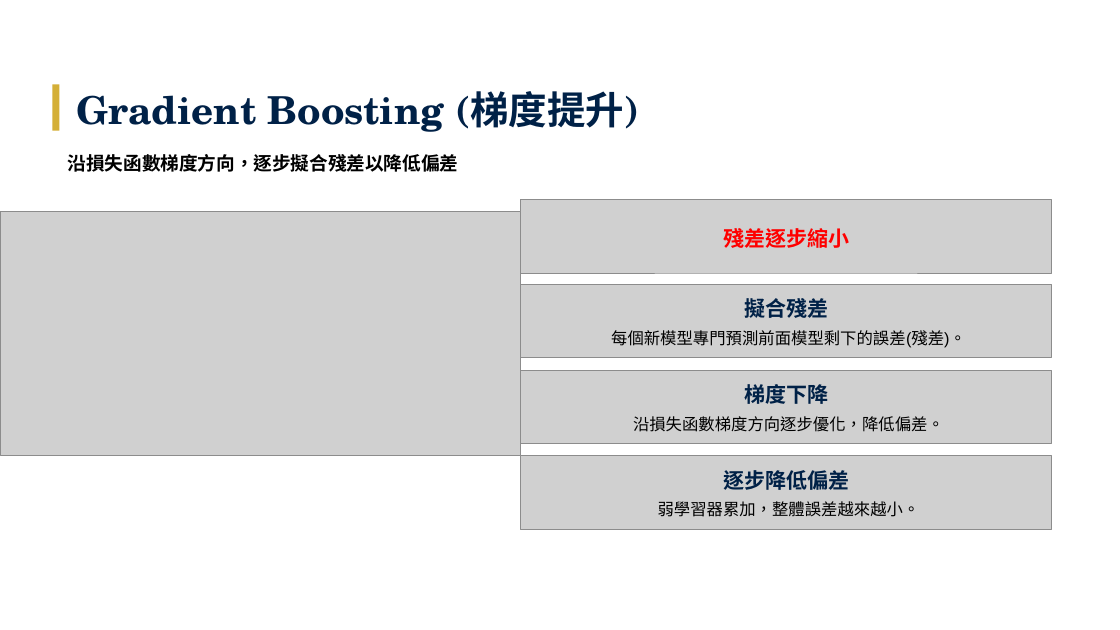
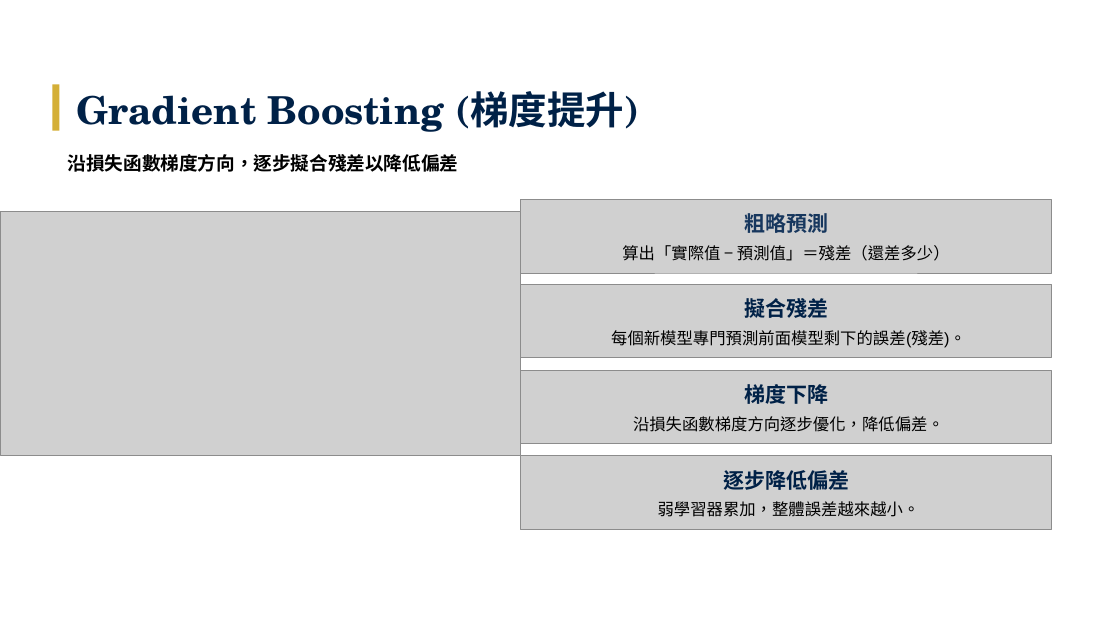
Before and after one commit to Tzu-Lin/ETF-AI-Project, a slide deck: slide 15 of 林子瑜-LLM_ETF_修訂七版_v20260611.pptx. Drawn at 1120x630 pixels with LibreOffice and Linux fonts; fonts in the diff are those of the drawing; grey boxes stand for pictures. Boxes give left, top, right and bottom in pixels: in the first picture for what was removed or moved away, otherwise in the second. Text is boxed around its words. In the diff, an @@ line names an element or a change of style, - is before the commit and + after.

```diff
--- a/林子瑜-LLM_ETF_修訂七版_v20260611.pptx
+++ b/林子瑜-LLM_ETF_修訂七版_v20260611.pptx
@@ text at <box>744,211,828,237</box>: text changed; text colour #FF0000 to #17375E @@
-殘差逐步縮小
+粗略預測
@@ text added at <box>622,245,950,261</box>, 14 pt, text #000000 @@
+算出「實際值 − 預測值」＝殘差（還差多少）
```
Also in this commit, not shown: 15 other slides changed, 9 other files.
